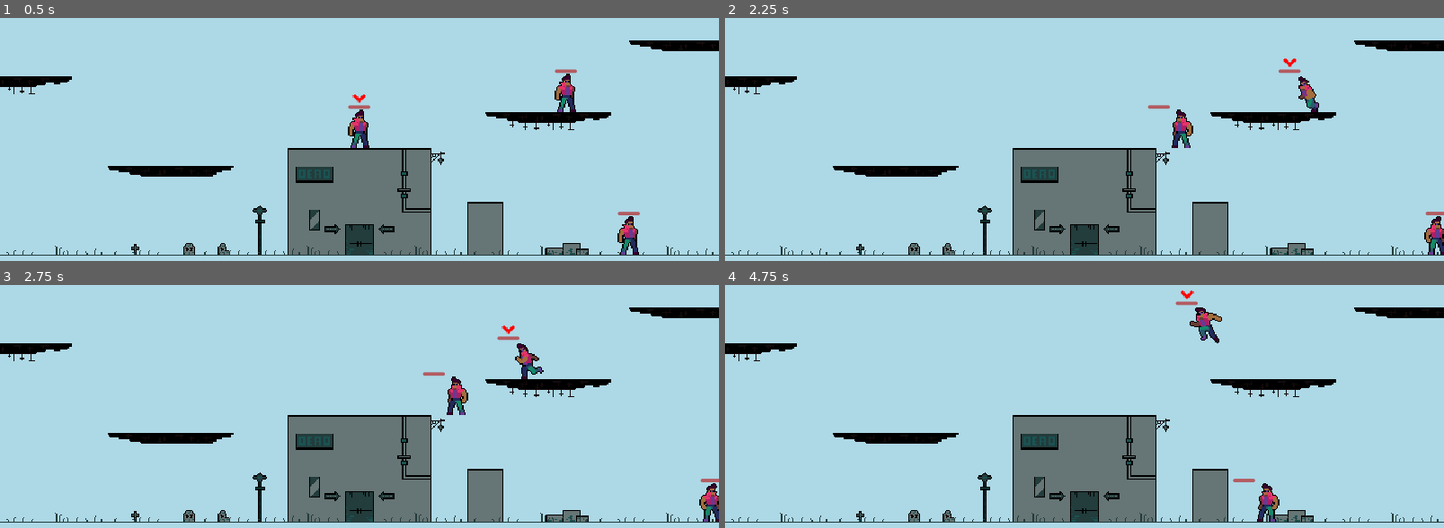
Above: before the commit, frames 1-4 (two rows, left to right).
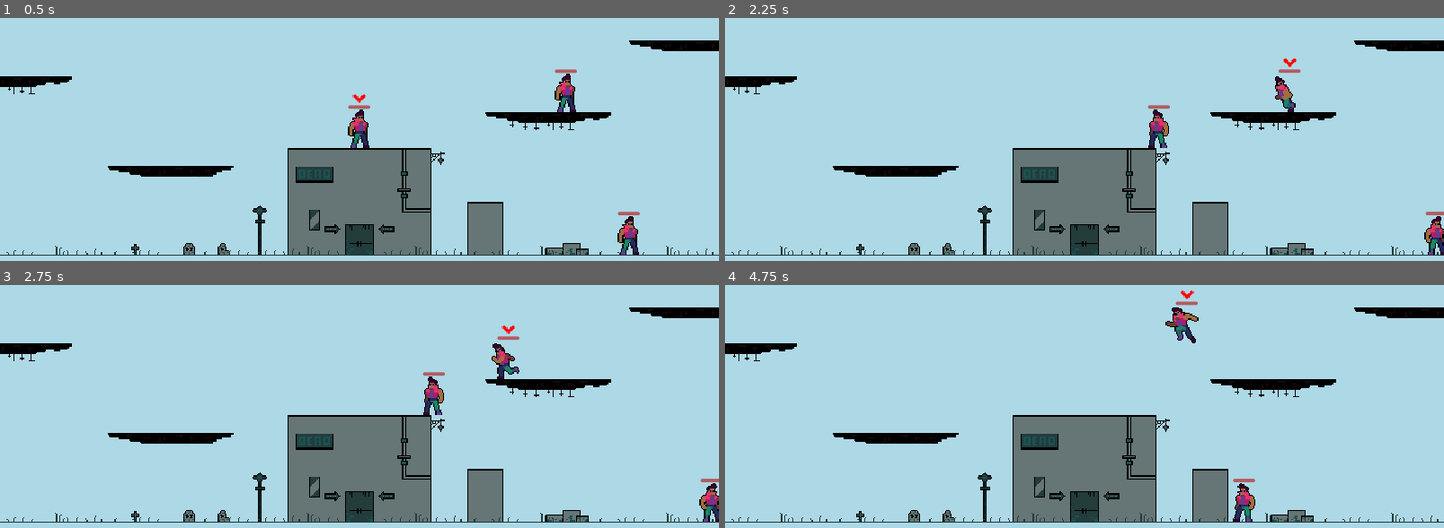
Above: after the commit, the same moments.

Repository: ericvennemeyer/taqueria-ultima
Game: Godot game, scene res://Scenes/world.tscn
The game is run twice, just before and just after one commit, with the same random seed, the same clock (stepped at 60 frames per second) and the same inputs.
Inputs:
- Up to frame 1 (0.5 s): no input
- Up to frame 2 (2.25 s): tap Enter (change_player) at 0.5, 0.6, 1.35, 2.1 s; hold D (move_right) 0.53-2.03 s; tap Space (jump) at 0.77, 1.52 s; hold A (move_left) from 2.03 s (still down)
- Up to frame 3 (2.75 s): keep holding A (move_left)
- Up to frame 4 (4.75 s): release A (move_left) at 2.78 s; hold D (move_right) 2.78-4.28 s; tap Enter (change_player) at 2.85, 3.6, 4.35 s; tap Space (jump) at 3.02, 3.77, 4.52 s; hold A (move_left) from 4.28 s (still down)

Frame 1 is identical in both runs. In frame 2, 1.1% of the frame differs, in the area x 58-83%, y 23-54%; in frame 3, 1.2%; in frame 4, 1.2%, in the area x 61-78%, y 9-98%.

Commit message:
Add animation player to adjust sprite offset when flipping directions.

Diff:
--- a/Scenes/player.tscn
+++ b/Scenes/player.tscn
@@ -14,6 +14,61 @@
 [sub_resource type="RectangleShape2D" id="RectangleShape2D_5n2xv"]
 size = Vector2(16, 32)
 
+[sub_resource type="RectangleShape2D" id="RectangleShape2D_qxdjp"]
+size = Vector2(12, 27)
+
+[sub_resource type="Animation" id="Animation_a1uk6"]
+resource_name = "default_sprite_direction"
+tracks/0/type = "value"
+tracks/0/imported = false
+tracks/0/enabled = true
+tracks/0/path = NodePath("AnimatedSprite2D:position")
+tracks/0/interp = 1
+tracks/0/loop_wrap = true
+tracks/0/keys = {
+"times": PackedFloat32Array(0),
+"transitions": PackedFloat32Array(1),
+"update": 0,
+"values": [Vector2(10, -24)]
+}
+
+[sub_resource type="Animation" id="Animation_m1dtv"]
+length = 0.001
+tracks/0/type = "value"
+tracks/0/imported = false
+tracks/0/enabled = true
+tracks/0/path = NodePath("AnimatedSprite2D:position")
+tracks/0/interp = 1
+tracks/0/loop_wrap = true
+tracks/0/keys = {
+"times": PackedFloat32Array(0),
+"transitions": PackedFloat32Array(1),
+"update": 0,
+"values": [Vector2(10, -24)]
+}
+
+[sub_resource type="Animation" id="Animation_st1ge"]
+resource_name = "flipped_sprite_direction"
+tracks/0/type = "value"
+tracks/0/imported = false
+tracks/0/enabled = true
+tracks/0/path = NodePath("AnimatedSprite2D:position")
+tracks/0/interp = 1
+tracks/0/loop_wrap = true
+tracks/0/keys = {
+"times": PackedFloat32Array(0),
+"transitions": PackedFloat32Array(1),
+"update": 0,
+"values": [Vector2(-11, -24)]
+}
+
+[sub_resource type="AnimationLibrary" id="AnimationLibrary_2hfhq"]
+_data = {
+"RESET": SubResource("Animation_m1dtv"),
+"default_sprite_direction": SubResource("Animation_a1uk6"),
+"flipped_sprite_direction": SubResource("Animation_st1ge")
+}
+
 [sub_resource type="AtlasTexture" id="AtlasTexture_231lg"]
 atlas = ExtResource("3_shtly")
 region = Rect2(0, 0, 48, 48)
@@ -130,54 +185,16 @@
 "speed": 10.0
 }]
 
-[sub_resource type="RectangleShape2D" id="RectangleShape2D_qxdjp"]
-size = Vector2(12, 27)
-
 [node name="Player" type="CharacterBody2D"]
 collision_layer = 2
 collision_mask = 5
 script = ExtResource("1_c0gef")
 movement_data = ExtResource("2_vxcgb")
-
-[node name="Sprite2D" type="Sprite2D" parent="."]
-visible = false
+metadata/_edit_vertical_guides_ = [-10.0, 9.0]
 
 [node name="CollisionShape2D" type="CollisionShape2D" parent="."]
-position = Vector2(0, -16)
+position = Vector2(-8.01086e-05, -16)
 shape = SubResource("RectangleShape2D_5n2xv")
-
-[node name="SelectionIndicator" type="Polygon2D" parent="."]
-visible = false
-position = Vector2(0, 48)
-color = Color(1, 0, 0, 1)
-polygon = PackedVector2Array(0, -136, -16, -168, 16, -168)
-
-[node name="AnimatedSprite2D" type="AnimatedSprite2D" parent="."]
-position = Vector2(10, -24)
-sprite_frames = SubResource("SpriteFrames_xrunp")
-animation = &"idle"
-autoplay = "idle"
-frame_progress = 0.0719028
-
-[node name="SelectionIndicatorSprite" type="Sprite2D" parent="."]
-visible = false
-modulate = Color(1, 0, 0, 1)
-position = Vector2(-8.52651e-14, -44)
-rotation = 3.14159
-texture = ExtResource("4_uucvv")
-
-[node name="CoyoteJumpTimer" type="Timer" parent="."]
-wait_time = 0.05
-one_shot = true
-
-[node name="StatsComponent" type="Node" parent="."]
-script = ExtResource("7_3l0gb")
-health = 10
-
-[node name="HurtComponent" type="Node" parent="." node_paths=PackedStringArray("stats_component", "hurtbox_component")]
-script = ExtResource("8_2pxht")
-stats_component = NodePath("../StatsComponent")
-hurtbox_component = NodePath("../HurtboxComponent")
 
 [node name="HurtboxComponent" type="Area2D" parent="."]
 script = ExtResource("9_irjgc")
@@ -204,3 +221,38 @@
 show_percentage = false
 script = ExtResource("10_dl2uj")
 stats_component = NodePath("../StatsComponent")
+
+[node name="SelectionIndicatorSprite" type="Sprite2D" parent="."]
+visible = false
+modulate = Color(1, 0, 0, 1)
+position = Vector2(0, -44)
+rotation = 3.14159
+texture = ExtResource("4_uucvv")
+
+[node name="Sprite2D" type="Sprite2D" parent="."]
+visible = false
+
+[node name="AnimationPlayer" type="AnimationPlayer" parent="."]
+libraries = {
+"": SubResource("AnimationLibrary_2hfhq")
+}
+
+[node name="AnimatedSprite2D" type="AnimatedSprite2D" parent="."]
+position = Vector2(10, -24)
+sprite_frames = SubResource("SpriteFrames_xrunp")
+animation = &"idle"
+autoplay = "idle"
+frame_progress = 0.0719028
+
+[node name="CoyoteJumpTimer" type="Timer" parent="."]
+wait_time = 0.05
+one_shot = true
+
+[node name="StatsComponent" type="Node" parent="."]
+script = ExtResource("7_3l0gb")
+health = 10
+
+[node name="HurtComponent" type="Node" parent="." node_paths=PackedStringArray("stats_component", "hurtbox_component")]
+script = ExtResource("8_2pxht")
+stats_component = NodePath("../StatsComponent")
+hurtbox_component = NodePath("../HurtboxComponent")
--- a/Scripts/player.gd
+++ b/Scripts/player.gd
@@ -15,6 +15,7 @@
 
 @onready var selection_indicator: Sprite2D = $SelectionIndicatorSprite
 @onready var animated_sprite_2d = $AnimatedSprite2D
+@onready var animation_player: AnimationPlayer = $AnimationPlayer
 @onready var coyote_jump_timer = $CoyoteJumpTimer
 #@onready var wall_jump_timer = $WallJumpTimer
 @onready var starting_position = global_position
@@ -102,6 +103,10 @@
 func update_animations(input_axis):
 	if input_axis != 0 and is_active:
 		animated_sprite_2d.flip_h = (input_axis < 0)
+		if animated_sprite_2d.flip_h:
+			animation_player.play("flipped_sprite_direction")
+		else:
+			animation_player.play("default_sprite_direction")
 		animated_sprite_2d.play("run")
 	else:
 		animated_sprite_2d.play("idle")
Not shown: 1 places in Scenes/player.tscn that only renumber resources
